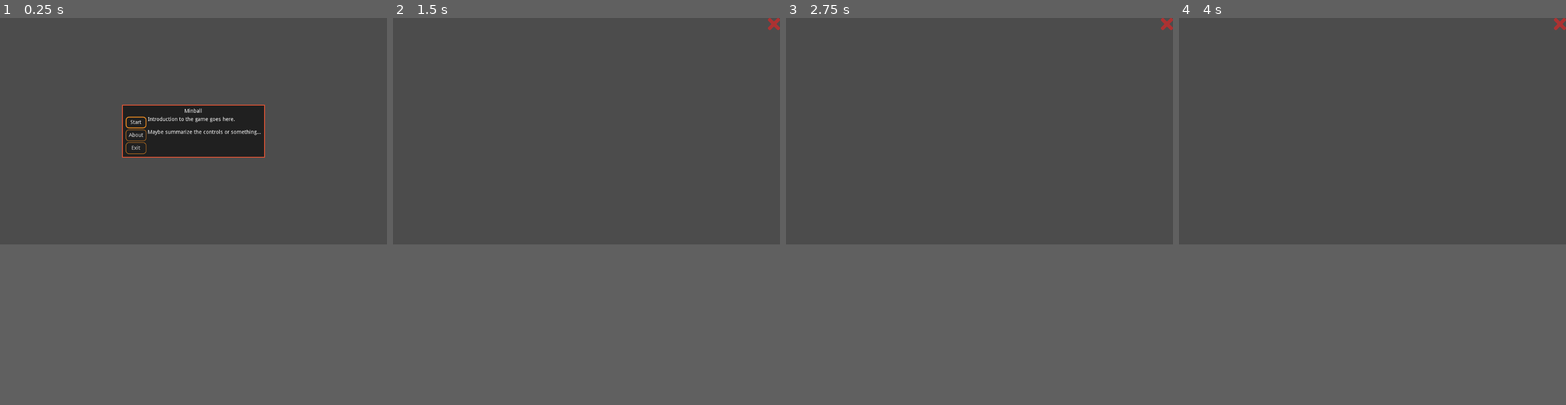
Above: before the commit, frames 1-4 (left to right).
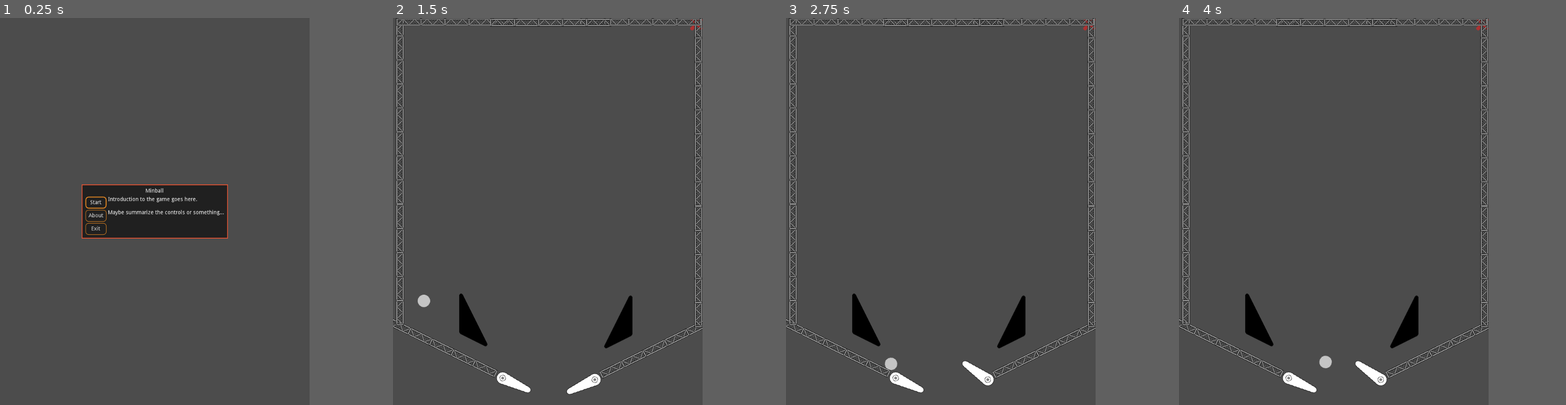
Above: after the commit, the same moments.

Repository: pizzasgood/Minball_LD48
Game: Godot game, scene res://TitleScreen.tscn
The game is run twice, just before and just after one commit, with the same random seed, the same clock (stepped at 60 frames per second) and the same inputs.
Inputs (mouse positions are in pixels of both pictures, inside the frame that each line leads up to):
- Up to frame 1 (0.25 s): no input
- Up to frame 2 (1.5 s): click "Start" at 0.5 s; click (772, 130) at 1.25 s
- Up to frame 3 (2.75 s): hold D (flippers_right, bound only after the commit) from 2.03 s (still down)
- Up to frame 4 (4 s): release D (flippers_right, bound only after the commit) at 2.78 s; hold A (flippers_left, bound only after the commit) 2.78-3.53 s; hold D (flippers_right, bound only after the commit) from 3.53 s (still down)
In our replay, the window is 800x468 before the commit and 640x800 after it. These sizes can differ from the game's own. Grey fills any space a smaller window leaves; there, only what the larger window draws over its background counts as a difference.

The runs differ from the first frame. In frame 1, 10% of the frame differs, in the area x 21-69%, y 22-57%; in frame 2, 4.9%; in frame 3, 4.9%; in frame 4, 4.9%.

Commit message:
First day's work

Diff:
--- /dev/null
+++ b/Ball.tscn
@@ -0,0 +1,20 @@
+[gd_scene load_steps=3 format=2]
+
+[ext_resource path="res://ball.png" type="Texture" id=1]
+
+[sub_resource type="CircleShape2D" id=1]
+radius = 16.0
+
+[node name="Ball" type="RigidBody2D" groups=[
+"balls",
+]]
+collision_layer = 2
+contacts_reported = 4
+contact_monitor = true
+can_sleep = false
+
+[node name="CollisionShape2D" type="CollisionShape2D" parent="."]
+shape = SubResource( 1 )
+
+[node name="Sprite" type="Sprite" parent="."]
+texture = ExtResource( 1 )
--- /dev/null
+++ b/DemoLevel.tscn
@@ -0,0 +1,69 @@
+[gd_scene load_steps=7 format=2]
+
+[ext_resource path="res://Mechanisms/FlipperLeft.tscn" type="PackedScene" id=1]
+[ext_resource path="res://Ball.tscn" type="PackedScene" id=2]
+[ext_resource path="res://Mechanisms/KickerRight.tscn" type="PackedScene" id=3]
+[ext_resource path="res://Mechanisms/KickerLeft.tscn" type="PackedScene" id=6]
+[ext_resource path="res://Mechanisms/Girder5x.tscn" type="PackedScene" id=7]
+[ext_resource path="res://Mechanisms/FlipperRight.tscn" type="PackedScene" id=8]
+
+[node name="DemoLevel" type="Node2D"]
+
+[node name="Ball" parent="." instance=ExtResource( 2 )]
+position = Vector2( 79.7769, 523.439 )
+
+[node name="FlipperLeft" parent="." instance=ExtResource( 1 )]
+position = Vector2( 283.427, 930.421 )
+
+[node name="FlipperRight" parent="." instance=ExtResource( 8 )]
+position = Vector2( 521.425, 934.528 )
+
+[node name="Kicker" parent="." instance=ExtResource( 3 )]
+position = Vector2( 582.281, 785.42 )
+
+[node name="Kicker2" parent="." instance=ExtResource( 6 )]
+position = Vector2( 207.504, 780.226 )
+
+[node name="Girder5x" parent="." instance=ExtResource( 7 )]
+position = Vector2( 677.617, 853.169 )
+rotation = -0.459415
+
+[node name="Girder5x2" parent="." instance=ExtResource( 7 )]
+position = Vector2( 125.983, 850.499 )
+rotation = 0.4594
+
+[node name="Girder5x3" parent="." instance=ExtResource( 7 )]
+position = Vector2( 18.0341, 637.099 )
+rotation = 1.5708
+
+[node name="Girder5x4" parent="." instance=ExtResource( 7 )]
+position = Vector2( 18.0341, 325.285 )
+rotation = 1.5708
+
+[node name="Girder5x5" parent="." instance=ExtResource( 7 )]
+position = Vector2( 789.106, 642.139 )
+rotation = 1.5708
+
+[node name="Girder5x6" parent="." instance=ExtResource( 7 )]
+position = Vector2( 789.106, 330.324 )
+rotation = 1.5708
+
+[node name="Girder5x7" parent="." instance=ExtResource( 7 )]
+position = Vector2( 18.0341, 15.3441 )
+rotation = 1.5708
+
+[node name="Girder5x8" parent="." instance=ExtResource( 7 )]
+position = Vector2( 789.106, 20.3838 )
+rotation = 1.5708
+
+[node name="Girder5x9" parent="." instance=ExtResource( 7 )]
+position = Vector2( 165.445, 10.3044 )
+rotation = 3.14159
+
+[node name="Girder5x10" parent="." instance=ExtResource( 7 )]
+position = Vector2( 640.435, 10.3044 )
+rotation = 3.14159
+
+[node name="Girder5x11" parent="." instance=ExtResource( 7 )]
+position = Vector2( 407.35, 11.5643 )
+rotation = 3.14159
--- a/Main.tscn
+++ b/Main.tscn
@@ -1,7 +1,8 @@
-[gd_scene load_steps=3 format=2]
+[gd_scene load_steps=4 format=2]
 
 [ext_resource path="res://MuteButton/MuteButton.tscn" type="PackedScene" id=1]
 [ext_resource path="res://PauseMenu.tscn" type="PackedScene" id=2]
+[ext_resource path="res://DemoLevel.tscn" type="PackedScene" id=3]
 
 [node name="Node" type="Node"]
 
@@ -13,11 +14,16 @@
 }
 
 [node name="HBoxContainer" type="HBoxContainer" parent="MarginContainer"]
-margin_right = 1024.0
-margin_bottom = 600.0
+margin_right = 800.0
+margin_bottom = 1000.0
 alignment = 2
 
 [node name="MuteButton" parent="MarginContainer/HBoxContainer" instance=ExtResource( 1 )]
-margin_left = 992.0
+margin_left = 768.0
+margin_right = 800.0
+margin_bottom = 1000.0
 
 [node name="PauseMenu" parent="." instance=ExtResource( 2 )]
+visible = false
+
+[node name="DemoLevel" parent="." instance=ExtResource( 3 )]
--- /dev/null
+++ b/Mechanisms/Flipper.gd
@@ -0,0 +1,42 @@
+extends Node2D
+
+export var left_flipper := true
+export var alive := true
+export var flip_range := 60.0
+export var flip_speed := 800
+
+var flipping := false
+var current_speed : float
+var min_angle : float
+var max_angle : float
+
+onready var flipper : KinematicBody2D = find_node("Flipper")
+
+func activate():
+	pass
+
+func _ready() -> void:
+	if left_flipper:
+		flip_speed *= -1
+		min_angle = -flip_range
+		max_angle = 0
+	else:
+		min_angle = 0
+		max_angle = flip_range
+
+func _process(_delta: float) -> void:
+	if alive:
+		if (left_flipper and Input.is_action_just_pressed("flippers_left")) or (not left_flipper and Input.is_action_just_pressed("flippers_right")):
+			pass #TODO: play a sound!
+		flipping = (left_flipper and Input.is_action_pressed("flippers_left")) or (not left_flipper and Input.is_action_pressed("flippers_right"))
+	else:
+		flipping = false
+
+	if flipping:
+		current_speed = flip_speed
+	else:
+		current_speed = -flip_speed
+
+
+func _physics_process(delta: float) -> void:
+	flipper.rotation_degrees = clamp(current_speed * delta + flipper.rotation_degrees, min_angle, max_angle)
--- /dev/null
+++ b/Mechanisms/Flipper.tscn
@@ -0,0 +1,13 @@
+[gd_scene load_steps=2 format=2]
+
+[ext_resource path="res://Mechanisms/flipper.png" type="Texture" id=1]
+
+[node name="Flipper" type="KinematicBody2D"]
+collision_mask = 0
+
+[node name="Sprite" type="Sprite" parent="."]
+texture = ExtResource( 1 )
+offset = Vector2( 0, 32 )
+
+[node name="CollisionPolygon2D" type="CollisionPolygon2D" parent="."]
+polygon = PoolVector2Array( -3.63208, -15.6535, -9.59516, -12.7772, -14.5761, -6.81413, -15.6284, -3.72736, -15.5305, 4.70458, -7.82112, 73.7208, -5.33174, 77.3533, -1.88229, 79.607, 2.00686, 79.6596, 5.26289, 77.4196, 7.60687, 73.7709, 15.5375, 5.59649, 15.5901, -3.79751, 14.5378, -6.88429, 9.69717, -12.7772, 3.66393, -15.6535 )
--- /dev/null
+++ b/Mechanisms/FlipperLeft.tscn
@@ -0,0 +1,12 @@
+[gd_scene load_steps=3 format=2]
+
+[ext_resource path="res://Mechanisms/Flipper.tscn" type="PackedScene" id=1]
+[ext_resource path="res://Mechanisms/Flipper.gd" type="Script" id=2]
+
+[node name="FlipperLeft" type="Node2D"]
+script = ExtResource( 2 )
+
+[node name="Node2D" type="Node2D" parent="."]
+rotation = -1.13446
+
+[node name="Flipper" parent="Node2D" instance=ExtResource( 1 )]
--- /dev/null
+++ b/Mechanisms/FlipperRight.tscn
@@ -0,0 +1,13 @@
+[gd_scene load_steps=3 format=2]
+
+[ext_resource path="res://Mechanisms/Flipper.tscn" type="PackedScene" id=1]
+[ext_resource path="res://Mechanisms/Flipper.gd" type="Script" id=2]
+
+[node name="FlipperRight" type="Node2D"]
+script = ExtResource( 2 )
+left_flipper = false
+
+[node name="Node2D" type="Node2D" parent="."]
+rotation = 1.13446
+
+[node name="Flipper" parent="Node2D" instance=ExtResource( 1 )]
--- /dev/null
+++ b/Mechanisms/Girder1x.tscn
@@ -0,0 +1,17 @@
+[gd_scene load_steps=3 format=2]
+
+[ext_resource path="res://Mechanisms/girder.png" type="Texture" id=1]
+
+[sub_resource type="RectangleShape2D" id=1]
+extents = Vector2( 32.8, 10 )
+
+[node name="Girder1x" type="StaticBody2D"]
+collision_mask = 0
+
+[node name="Polygon2D" type="Polygon2D" parent="."]
+texture = ExtResource( 1 )
+texture_offset = Vector2( 29, 10 )
+polygon = PoolVector2Array( 32.8, -10, 32.8, 10, -32.8, 10, -32.8, -10 )
+
+[node name="CollisionShape2D" type="CollisionShape2D" parent="."]
+shape = SubResource( 1 )
--- /dev/null
+++ b/Mechanisms/Girder3x.tscn
@@ -0,0 +1,17 @@
+[gd_scene load_steps=3 format=2]
+
+[ext_resource path="res://Mechanisms/girder.png" type="Texture" id=1]
+
+[sub_resource type="RectangleShape2D" id=1]
+extents = Vector2( 94.8, 10 )
+
+[node name="Girder" type="StaticBody2D"]
+collision_mask = 0
+
+[node name="Polygon2D" type="Polygon2D" parent="."]
+texture = ExtResource( 1 )
+texture_offset = Vector2( 29, 10 )
+polygon = PoolVector2Array( 94.8, -10, 94.8, 10, -94.8, 10, -94.8, -10 )
+
+[node name="CollisionShape2D" type="CollisionShape2D" parent="."]
+shape = SubResource( 1 )
--- /dev/null
+++ b/Mechanisms/Girder5x.tscn
@@ -0,0 +1,17 @@
+[gd_scene load_steps=3 format=2]
+
+[ext_resource path="res://Mechanisms/girder.png" type="Texture" id=1]
+
+[sub_resource type="RectangleShape2D" id=1]
+extents = Vector2( 156.8, 10 )
+
+[node name="Girder5x" type="StaticBody2D"]
+collision_mask = 0
+
+[node name="Polygon2D" type="Polygon2D" parent="."]
+texture = ExtResource( 1 )
+texture_offset = Vector2( 29, 10 )
+polygon = PoolVector2Array( 156.8, -10, 156.8, 10, -156.8, 10, -156.8, -10 )
+
+[node name="CollisionShape2D" type="CollisionShape2D" parent="."]
+shape = SubResource( 1 )
--- /dev/null
+++ b/Mechanisms/Kicker.gd
@@ -0,0 +1,17 @@
+extends RigidBody2D
+
+export var force := 500.0
+export var bounce_angle := -25.0
+
+onready var bounce_zone := find_node("BounceZone")
+
+var direction : Vector2
+
+func _ready() -> void:
+	direction = Vector2.RIGHT.rotated(deg2rad(bounce_angle))
+
+func _on_Kicker_body_entered(body: RigidBody2D) -> void:
+	if not body is RigidBody2D:
+		return
+	if body.is_in_group("balls") and bounce_zone.overlaps_body(body):
+		body.apply_central_impulse(force * direction)
--- /dev/null
+++ b/Mechanisms/KickerLeft.tscn
@@ -0,0 +1,24 @@
+[gd_scene load_steps=3 format=2]
+
+[ext_resource path="res://Mechanisms/kicker.png" type="Texture" id=1]
+[ext_resource path="res://Mechanisms/Kicker.gd" type="Script" id=2]
+
+[node name="Kicker" type="RigidBody2D"]
+collision_mask = 2
+mode = 3
+contacts_reported = 4
+contact_monitor = true
+script = ExtResource( 2 )
+
+[node name="Sprite" type="Sprite" parent="."]
+texture = ExtResource( 1 )
+
+[node name="CollisionPolygon2D" type="CollisionPolygon2D" parent="."]
+polygon = PoolVector2Array( -36.476, -65.0385, -36.3185, 31.0305, -34.2712, 34.8102, -32.5388, 36.3851, 30.1423, 67.7257, 32.6621, 67.7257, 36.1269, 64.5759, 36.1269, 61.4261, -26.7116, -64.881, -29.8615, -68.0308, -33.1688, -68.1883 )
+
+[node name="BounceZone" type="Area2D" parent="."]
+
+[node name="CollisionPolygon2D" type="CollisionPolygon2D" parent="BounceZone"]
+polygon = PoolVector2Array( -29.7987, -61.8609, 29.0015, 58.9179, 42.2448, 59.9773, -25.296, -72.7204 )
+
+[connection signal="body_entered" from="." to="." method="_on_Kicker_body_entered"]
--- /dev/null
+++ b/Mechanisms/KickerRight.tscn
@@ -0,0 +1,26 @@
+[gd_scene load_steps=3 format=2]
+
+[ext_resource path="res://Mechanisms/kicker.png" type="Texture" id=1]
+[ext_resource path="res://Mechanisms/Kicker.gd" type="Script" id=2]
+
+[node name="Kicker" type="RigidBody2D"]
+collision_mask = 2
+mode = 3
+contacts_reported = 4
+contact_monitor = true
+script = ExtResource( 2 )
+bounce_angle = -155.0
+
+[node name="Sprite" type="Sprite" parent="."]
+texture = ExtResource( 1 )
+flip_h = true
+
+[node name="CollisionPolygon2D" type="CollisionPolygon2D" parent="."]
+polygon = PoolVector2Array( 36.3052, -64.4446, 36.1784, 31.465, 35.4962, 34.0434, 32.2412, 36.7409, -29.7312, 67.6877, -33.0385, 67.6877, -36.1883, 64.5379, -36.1095, 61.4668, 27.2015, -64.604, 29.8788, -67.5176, 33.1074, -67.6751 )
+
+[node name="BounceZone" type="Area2D" parent="."]
+
+[node name="CollisionPolygon2D" type="CollisionPolygon2D" parent="BounceZone"]
+polygon = PoolVector2Array( 29.799, -61.861, -29.001, 58.918, -42.245, 59.977, 25.296, -72.72 )
+
+[connection signal="body_entered" from="." to="." method="_on_Kicker_body_entered"]
--- a/project.godot
+++ b/project.godot
@@ -22,6 +22,11 @@
 
 gdscript/warnings/return_value_discarded=false
 
+[display]
+
+window/size/width=800
+window/size/height=1000
+
 [gui]
 
 theme/custom="res://main_theme.tres"
@@ -33,6 +38,26 @@
 "events": [ Object(InputEventKey,"resource_local_to_scene":false,"resource_name":"","device":0,"alt":false,"shift":false,"control":false,"meta":false,"command":false,"pressed":false,"scancode":16777217,"unicode":0,"echo":false,"script":null)
  ]
 }
+flippers_left={
+"deadzone": 0.5,
+"events": [ Object(InputEventKey,"resource_local_to_scene":false,"resource_name":"","device":0,"alt":false,"shift":false,"control":false,"meta":false,"command":false,"pressed":false,"scancode":65,"unicode":0,"echo":false,"script":null)
+, Object(InputEventKey,"resource_local_to_scene":false,"resource_name":"","device":0,"alt":false,"shift":false,"control":false,"meta":false,"command":false,"pressed":false,"scancode":90,"unicode":0,"echo":false,"script":null)
+, Object(InputEventKey,"resource_local_to_scene":false,"resource_name":"","device":0,"alt":false,"shift":false,"control":false,"meta":false,"command":false,"pressed":false,"scancode":16777231,"unicode":0,"echo":false,"script":null)
+, Object(InputEventMouseButton,"resource_local_to_scene":false,"resource_name":"","device":0,"alt":false,"shift":false,"control":false,"meta":false,"command":false,"button_mask":0,"position":Vector2( 0, 0 ),"global_position":Vector2( 0, 0 ),"factor":1.0,"button_index":1,"pressed":false,"doubleclick":false,"script":null)
+ ]
+}
+flippers_right={
+"deadzone": 0.5,
+"events": [ Object(InputEventKey,"resource_local_to_scene":false,"resource_name":"","device":0,"alt":false,"shift":false,"control":false,"meta":false,"command":false,"pressed":false,"scancode":68,"unicode":0,"echo":false,"script":null)
+, Object(InputEventKey,"resource_local_to_scene":false,"resource_name":"","device":0,"alt":false,"shift":false,"control":false,"meta":false,"command":false,"pressed":false,"scancode":88,"unicode":0,"echo":false,"script":null)
+, Object(InputEventKey,"resource_local_to_scene":false,"resource_name":"","device":0,"alt":false,"shift":false,"control":false,"meta":false,"command":false,"pressed":false,"scancode":16777233,"unicode":0,"echo":false,"script":null)
+, Object(InputEventMouseButton,"resource_local_to_scene":false,"resource_name":"","device":0,"alt":false,"shift":false,"control":false,"meta":false,"command":false,"button_mask":0,"position":Vector2( 0, 0 ),"global_position":Vector2( 0, 0 ),"factor":1.0,"button_index":2,"pressed":false,"doubleclick":false,"script":null)
+ ]
+}
+
+[physics]
+
+2d/default_gravity=500
 
 [rendering]
 
Binary file added: Mechanisms/flipper.png
Not shown, added: Mechanisms/flipper.png.import
Binary file added: Mechanisms/girder.png
Not shown, added: Mechanisms/girder.png.import
Binary file added: Mechanisms/kicker.png
Not shown, added: Mechanisms/kicker.png.import
Binary file added: Mechanisms/rollover.png
Not shown, added: Mechanisms/rollover.png.import
Binary file added: ball.png
Not shown, added: ball.png.import
